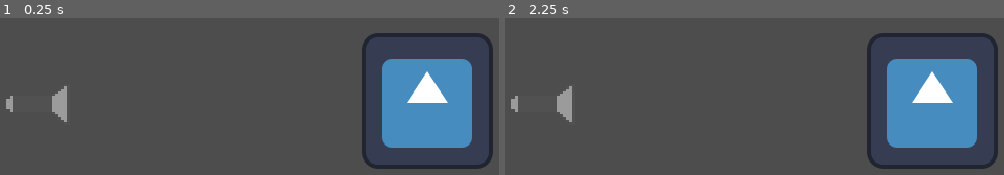
Above: before the commit, frames 1-2 (left to right).
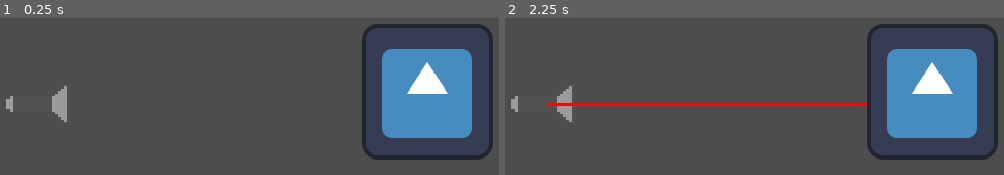
Above: after the commit, the same moments.

Repository: ChunchoMetalero/CC5408-Taller-de-Diseno-y-Desarrollo-de-Videojuegos
Game: Godot game, scene res://Luces.tscn
Two runs of this game, one before a commit and one after it. Both use one fixed random seed, a clock stepped at 60 frames per second and the inputs below. This scene is started directly instead of the project's main scene. The engine's default icon, where the game draws it, is replaced by a stand-in: a white triangle on a blue panel in a dark square.
Inputs:
- Up to frame 1 (0.25 s): no input
- Up to frame 2 (2.25 s): tap Enter at 0.5, 2 s; hold Space (light) 0.53-1.28 s; hold D (right) 0.53-2.03 s; tap W (jump) at 0.77, 1.52 s; tap Space (light) at 1.35 s; hold A (left) from 2.03 s (still down); hold Space (light) from 2.03 s (still down)

The runs differ from the first frame. In frame 1, 6.2% of the frame differs, in the area x 72-99%, y 3-97%; in frame 2, 7.4%, in the area x 8-99%, y 3-97%.
Error before the commit: Invalid access to property or key 'get_' on a base object of type 'SceneTree'. (res://Lantern.gd:12)

Commit message:
Implementación de un rayo de la lantern

Diff:
--- a/Lantern.gd
+++ b/Lantern.gd
@@ -1,24 +1,29 @@
 extends StaticBody2D
 
+@onready var linea: Line2D = Line2D.new()
+
+var angule: float = PI/3
+var origen: Vector2 = Vector2(0,0)
+var target_pos = origen + Vector2(1000,0)
 
 
-@onready var ray_cast_2d: RayCast2D = $RayCast2D
-@onready var line_2d: Line2D = $Line2D
-@onready var pivote: Node2D = $Pivote
-
-var angule: float = PI/3
-
 func _ready() -> void:
-	get_tree().get_
-
-	line_2d.add_point(Vector2(0,0))
-	line_2d.add_point(Vector2(0,0))
-	ray_cast_2d.target_position = Vector2(cos(angule),sin(angule))
+	linea.add_point(origen)
+	linea.add_point(origen)
+	add_child(linea)  # Agregar la línea como un hijo del nodo StaticBody2D
+	linea.default_color = Color(1, 0, 0)  # Color rojo
+	linea.width = 2.0  # Ancho de línea
 
 
 func _physics_process(delta: float) -> void:
-	var scala = pivote.scale
 	if Input.is_action_pressed("light"):
-		line_2d.points[1] = (Vector2(cos(angule),sin(angule))) * scala
+		var space_state = get_world_2d().direct_space_state
+		var query = PhysicsRayQueryParameters2D.create(origen+position, target_pos+position)
+		var result = space_state.intersect_ray(query)
+		if result:
+			print("Hit at point: ", result.position)
+			linea.points[1] = result.position - position
+		else:
+			linea.points[1] = target_pos
 	else:
-		line_2d.points[1] = Vector2.ZERO
+		linea.points[1] = origen
--- a/Luces.tscn
+++ b/Luces.tscn
@@ -9,23 +9,8 @@
 
 [node name="Luces" type="Node2D"]
 
-[node name="Lantern" type="StaticBody2D" parent="."]
-position = Vector2(87, 146)
-script = ExtResource("1_4i2tt")
-metadata/_edit_group_ = true
-
-[node name="Pivote" type="Node2D" parent="Lantern"]
-
-[node name="Flashlight" type="Sprite2D" parent="Lantern/Pivote"]
-scale = Vector2(0.121582, 0.103027)
-texture = ExtResource("2_drlxr")
-
-[node name="RayCast2D" type="RayCast2D" parent="Lantern/Pivote"]
-
-[node name="Line2D" type="Line2D" parent="Lantern/Pivote"]
-
 [node name="Cajita" type="StaticBody2D" parent="."]
-position = Vector2(333, 144)
+position = Vector2(587, 338)
 metadata/_edit_group_ = true
 
 [node name="Sprite2D" type="Sprite2D" parent="Cajita"]
@@ -34,3 +19,23 @@
 
 [node name="CollisionShape2D" type="CollisionShape2D" parent="Cajita"]
 shape = SubResource("RectangleShape2D_pb7j8")
+
+[node name="Cajita2" type="StaticBody2D" parent="."]
+position = Vector2(333, 138)
+metadata/_edit_group_ = true
+
+[node name="Sprite2D" type="Sprite2D" parent="Cajita2"]
+scale = Vector2(0.65625, 0.679688)
+texture = ExtResource("3_mlp81")
+
+[node name="CollisionShape2D" type="CollisionShape2D" parent="Cajita2"]
+shape = SubResource("RectangleShape2D_pb7j8")
+
+[node name="Lantern" type="StaticBody2D" parent="."]
+position = Vector2(87, 146)
+script = ExtResource("1_4i2tt")
+metadata/_edit_group_ = true
+
+[node name="Flashlight" type="Sprite2D" parent="Lantern"]
+scale = Vector2(0.121582, 0.103027)
+texture = ExtResource("2_drlxr")
